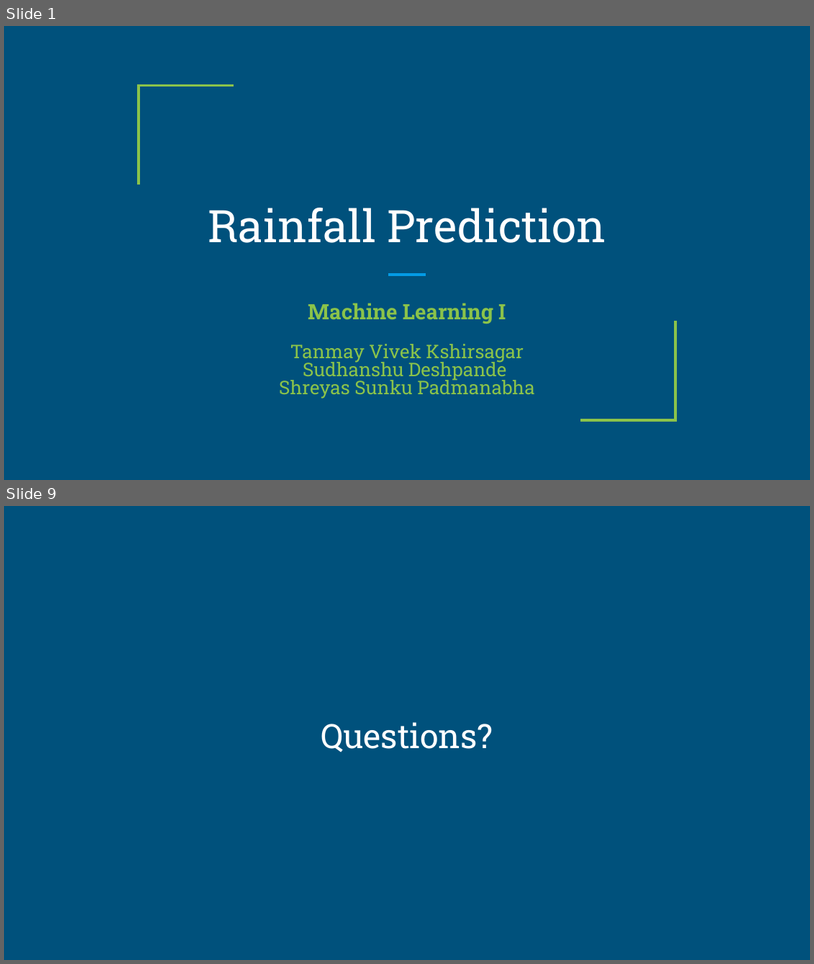
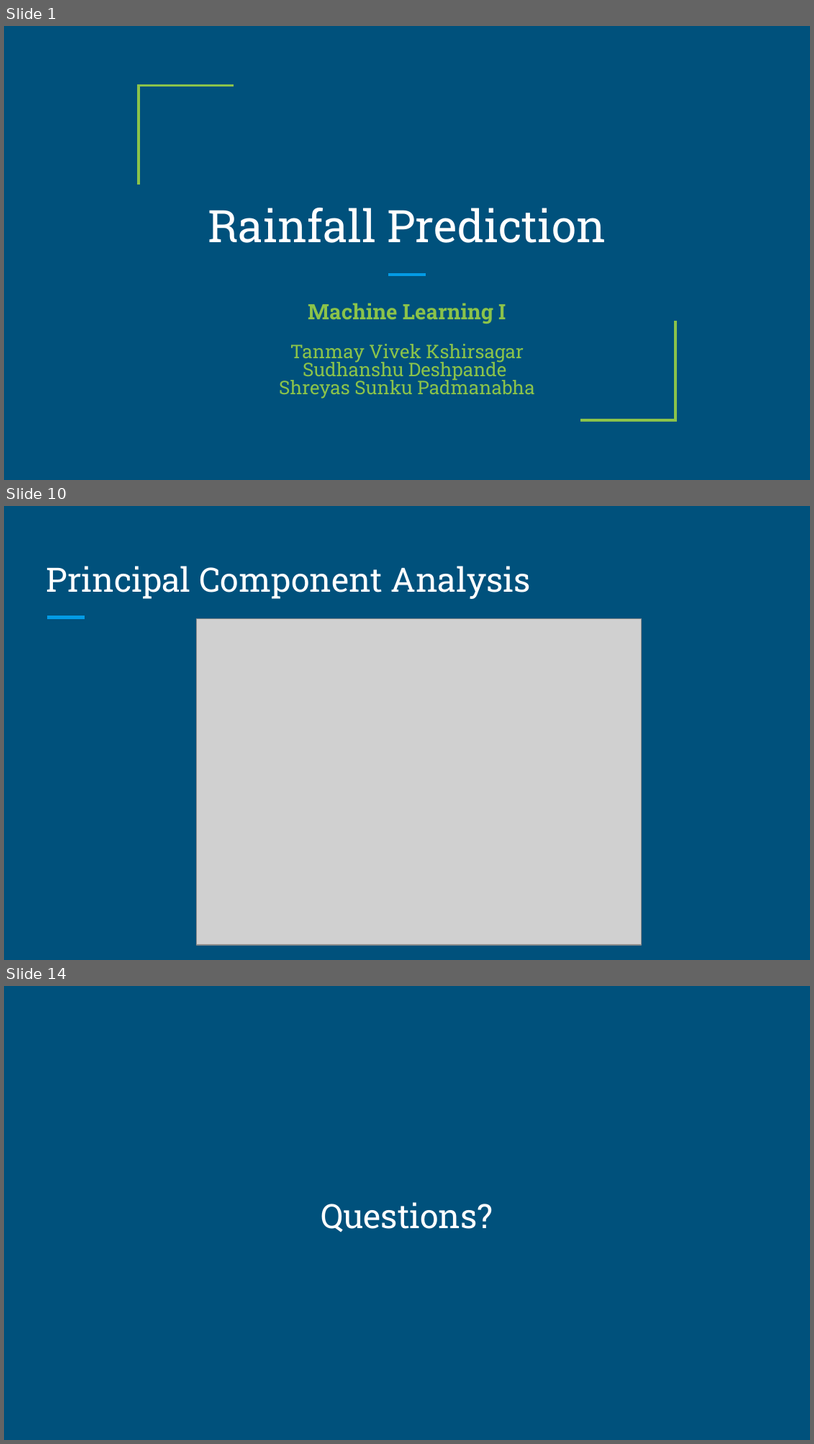
Before and after one commit to tanmayk26/FinalProject-Group3, a slide deck: Final-Group-Presentation/Final-Group-Presentation.pptx. Shown one above the other, each under a label of ours: slides 1 and 9 before the commit, slides 1, 10 and 14 after it; the slides between them are not shown. The pictures are 814x964 and 814x1444 pixels, drawn with LibreOffice and Linux fonts; fonts in the diff are those of the drawing; grey boxes stand for pictures. Boxes give left, top, right and bottom in pixels: in the first picture for what was removed or moved away, otherwise in the second. Text is boxed around its words. In the diff, an @@ line names an element or a change of style, - is before the commit and + after.

```diff
--- a/Final-Group-Presentation/Final-Group-Presentation.pptx
+++ b/Final-Group-Presentation/Final-Group-Presentation.pptx
@@ slide 10 added at (4, 506, 810, 960), background #00517C @@
@@ title added at (46, 566, 531, 599), 30 pt, text #FFFFFF @@
+Principal Component Analysis
@@ line added from (47, 618) to (85, 618), #039BE5 3 pt @@
@@ picture added at (197, 619, 642, 944) @@
@@ what was slide 9 is now slide 14 @@
```
Also in this commit, not shown: 3 slides changed, 8 other slides added, 4 slides removed.
